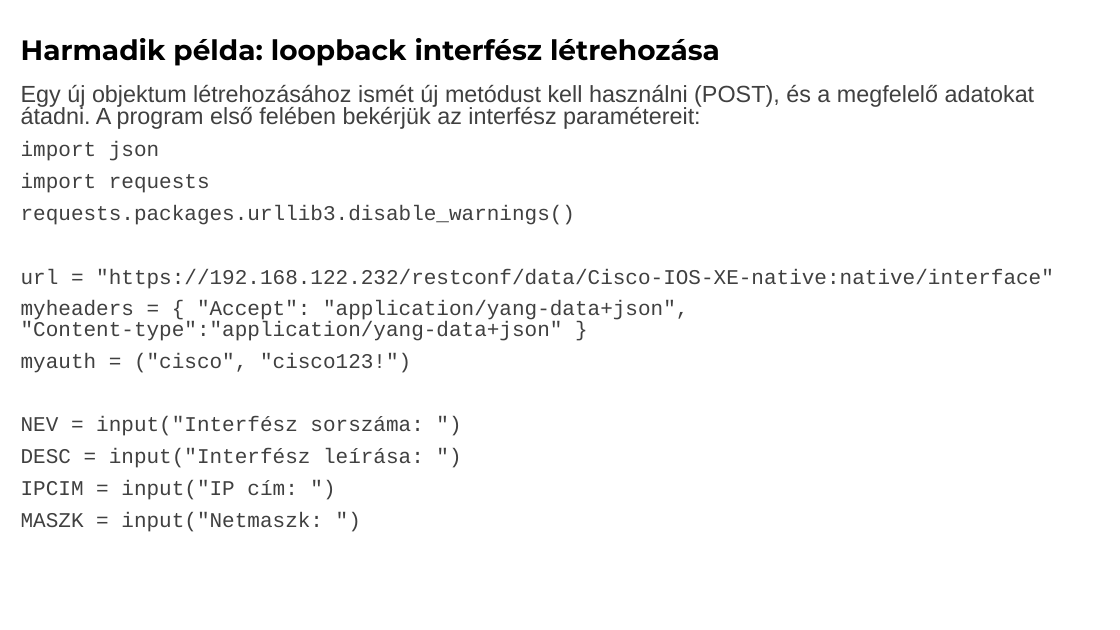
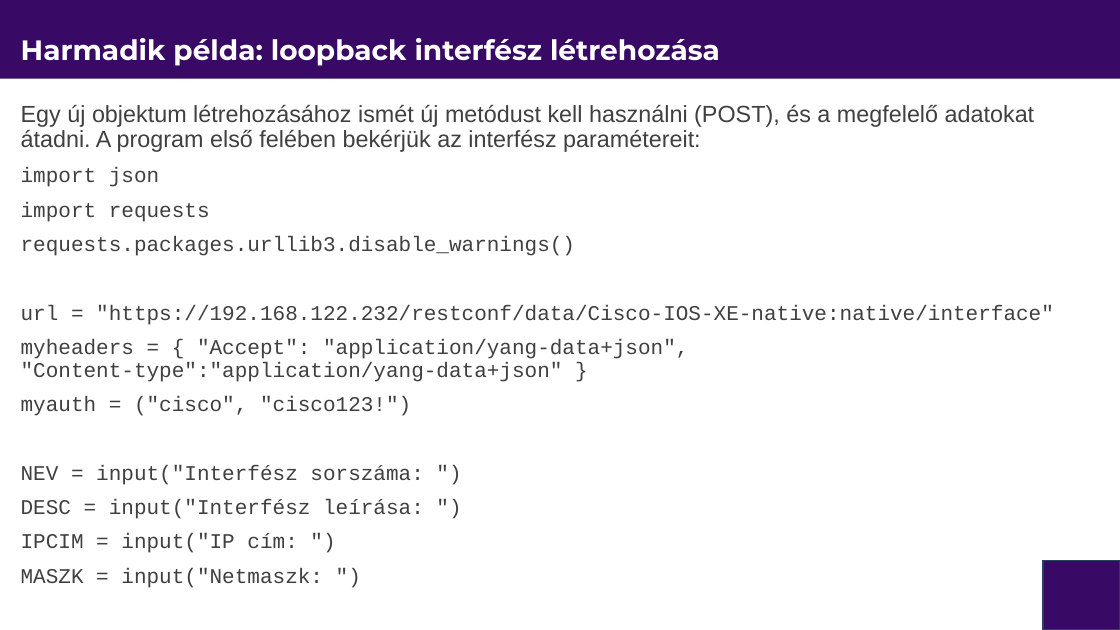
Before and after one commit to itmp-hu/itmp-halozatok-programozasa, a slide deck: slide 23 of module-2/Hálózatprogramozás és automatizáció-2.pptx (slide 22 before the commit). Drawn at 1120x630 pixels with LibreOffice and Linux fonts; fonts in the diff are those of the drawing; background and template pictures are left out. Boxes give left, top, right and bottom in pixels: in the first picture for what was removed or moved away, otherwise in the second. Text is boxed around its words. In the diff, an @@ line names an element or a change of style, - is before the commit and + after.

```diff
--- a/module-2/Hálózatprogramozás és automatizáció-2.pptx
+++ b/module-2/Hálózatprogramozás és automatizáció-2.pptx
@@ rectangle added at (x1=0, y1=0, x2=1120, y2=79), fill #380A65 @@
@@ title "Harmadik példa: loopback interfész létrehozása" at (x1=21, y1=38, x2=720, y2=66): text colour #000000 to #FFFFFF @@
@@ text "Egy új objektum létrehozásához ismét ..." moved from (x1=21, y1=85, x2=1054, y2=532) to (x1=21, y1=105, x2=1054, y2=588) @@
@@ text "Egy új objektum létrehozásához ismét ..." at (x1=21, y1=105, x2=1054, y2=588): line spacing 0.8 to 0.9 @@
@@ rounded rectangle added at (x1=1044, y1=560, x2=1120, y2=630), fill #380A65, outline #28445D 1 pt @@
```
Also in this commit, not shown: 23 other slides changed, 1 slide added, 2 other files.
